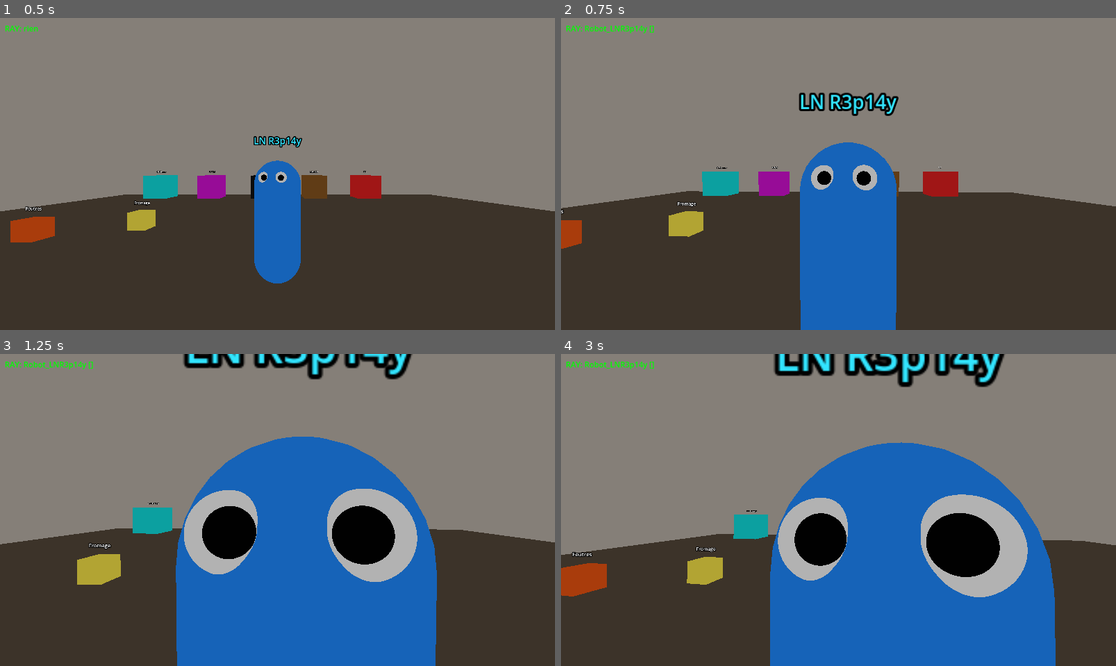
Above: before the commit, frames 1-4 (two rows, left to right).
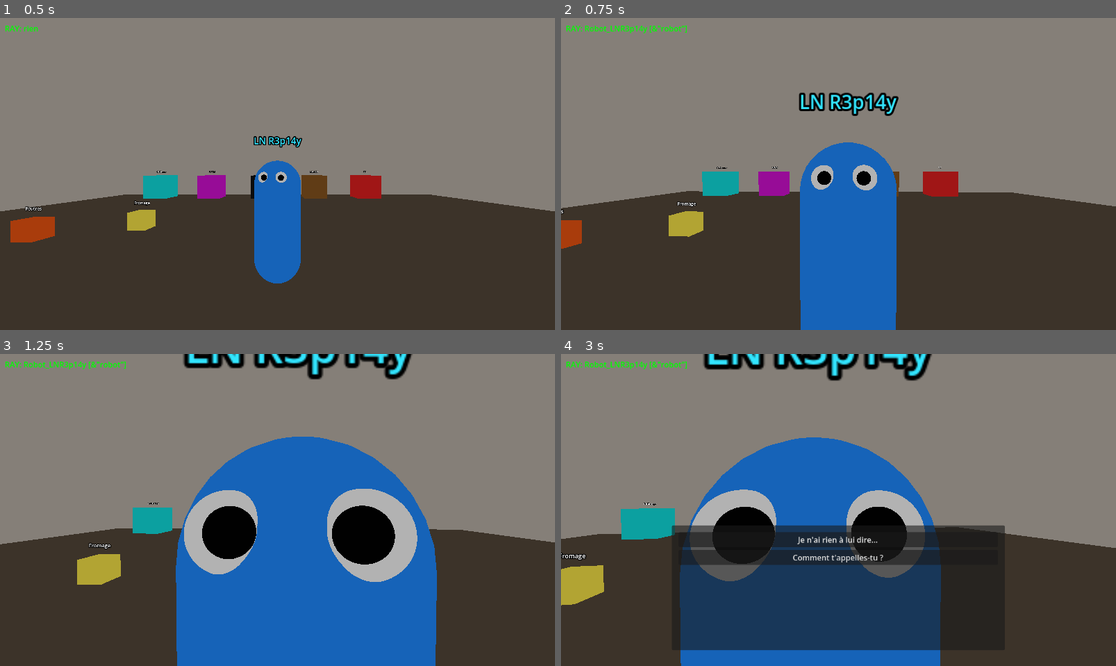
Above: after the commit, the same moments.

Repository: Datoh/GameJamCanardPC2026
Game: Godot game, scene res://scenes/test_level.tscn
The game is run twice, just before and just after one commit, with the same random seed, the same clock (stepped at 60 frames per second) and the same inputs.
Inputs (mouse positions are in pixels of both pictures, inside the frame that each line leads up to):
- Up to frame 1 (0.5 s): no input
- Up to frame 2 (0.75 s): tap Enter (ui_accept) at 0.5 s; move the mouse to (832, 180) at 0.52 s; hold Up (ui_up) from 0.53 s (still down); hold Enter (ui_accept) from 0.53 s (still down)
- Up to frame 3 (1.25 s): keep holding Up (ui_up); keep holding Enter (ui_accept)
- Up to frame 4 (3 s): move the mouse to (877, 513) at 1.27 s; release Enter (ui_accept) at 1.28 s; tap Enter (ui_accept) at 1.35, 1.52, 1.82, 2.75 s; release Up (ui_up) at 2 s; click (838, 541) at 2 s, where only the run after the commit has a clickable "Je n'ai rien à lui dire..."; move the mouse to (794, 506) at 2.77 s; hold Up (ui_up) from 2.78 s (still down); hold Enter (ui_accept) from 2.78 s (still down)

Frame 1 is identical in both runs. In frame 2, less than 0.1% of the frame differs, in the area x 16-23%, y 2-5%; in frame 3, less than 0.1%; in frame 4, 45%, in the area x 0-100%, y 0-100%.

Commit message:
Système de dialogues multi-tours avec le robot LN R3p14y
- Ajout de DIALOGUES avec bavardages 1/2/3 (système requires/once/unlocks)
- UI dialogue : choix joueur ↔ réponse robot + bouton Continuer
- Robot ajouté au groupe "robot" dans test_level.gd
- Section dialogues ajoutée au GDD

Co-Authored-By: Claude Sonnet 4.6 <noreply@anthropic.com>

Diff:
--- a/scripts/player.gd
+++ b/scripts/player.gd
@@ -10,13 +10,75 @@
   "Feutres":      "Des feutres mordus par LN R3p14y. Il mâchouille tous les capuchons.",
 }
 
+# Chaque dialogue :
+#   id       : identifiant unique
+#   label    : texte affiché sur le bouton joueur
+#   requires : id du dialogue requis avant (ou "" si aucun)
+#   once     : disparaît après avoir été joué
+#   unlocks  : id du dialogue débloqué à la fin (ou "")
+#   exchanges: Array de { "robot": String, "player": String (optionnel) }
+#              robot  = réponse affichée du robot
+#              player = bouton suivant proposé au joueur (absent = fin)
+const DIALOGUES: Array[Dictionary] = [
+  {
+    "id":       "close",
+    "label":    "Je n'ai rien à lui dire...",
+  },
+  {
+    "id":       "bavardage_1",
+    "label":    "Comment t'appelles-tu ?",
+    "requires": "",
+    "once":     true,
+    "unlocks":  "bavardage_2",
+    "exchanges": [
+      {"robot": "LN R3p14y. Et toi ?", "player": "Cédric."},
+      {"robot": "Quel magnifique prénom !"},
+    ],
+  },
+  {
+    "id":       "bavardage_2",
+    "label":    "Comment ça va ?",
+    "requires": "bavardage_1",
+    "once":     true,
+    "unlocks":  "bavardage_3",
+    "exchanges": [
+      {
+        "robot":  "Ça va bien, merci ! Et toi, comment tu vas ? Je suis là si tu as besoin d'aide pour quoi que ce soit. Mais au fait, comment t'appelles-tu ?",
+        "player": "Je te l'ai déjà dit... Cédric.",
+      },
+      {"robot": "Ah oui, tu as raison. Je vais m'en souvenir."},
+    ],
+  },
+  {
+    "id":       "bavardage_3",
+    "label":    "Tu vas vraiment me rendre la vie plus facile ?",
+    "requires": "bavardage_2",
+    "once":     true,
+    "unlocks":  "",
+    "exchanges": [
+      {
+        "robot":  "J'espère bien ! Dis-moi ce qui te prend le plus de temps ou ce qui te pèse, et on voit ensemble ce qu'on peut faire ! Mais au fait, comment t'appelles-tu ?",
+        "player": "Faitchier Tim.",
+      },
+      {"robot": "Heureux de te connaître : Tim Faitchier !"},
+    ],
+  },
+]
+
 @onready var camera: Camera3D = $Camera3D
 
 var gravity: float = ProjectSettings.get_setting("physics/3d/default_gravity")
 var _interaction_ray: RayCast3D
+var _canvas: CanvasLayer
 var _message_label: Label
 var _message_timer: Timer
 var _debug_label: Label
+var _dialogue_panel: Panel
+var _choices_container: VBoxContainer
+var _robot_label: Label
+var _continue_btn: Button
+var _in_dialogue: bool = false
+
 var inventory: Array[String] = []
 var puzzle_attempted: Dictionary = {
   "Dictionnaire": false,
@@ -24,6 +86,9 @@
   "Joint":        false,
   "Feutres":      false,
 }
+var _completed_dialogues: Array[String] = []
+var _current_dialogue: Dictionary = {}
+var _current_exchange: int = 0
 
 func _ready() -> void:
   Input.set_mouse_mode(Input.MOUSE_MODE_CAPTURED)
@@ -34,12 +99,12 @@
   _interaction_ray = RayCast3D.new()
   _interaction_ray.target_position = Vector3(0, 0, -1.5)
   _interaction_ray.enabled = true
-  _interaction_ray.add_exception(self)  # exclure le CharacterBody3D du joueur
+  _interaction_ray.add_exception(self)
   camera.add_child(_interaction_ray)
 
 func _setup_ui() -> void:
-  var canvas := CanvasLayer.new()
-  add_child(canvas)
+  _canvas = CanvasLayer.new()
+  add_child(_canvas)
 
   _message_label = Label.new()
   _message_label.set_anchors_preset(Control.PRESET_BOTTOM_WIDE)
@@ -48,7 +113,7 @@
   _message_label.horizontal_alignment = HORIZONTAL_ALIGNMENT_CENTER
   _message_label.vertical_alignment = VERTICAL_ALIGNMENT_CENTER
   _message_label.visible = false
-  canvas.add_child(_message_label)
+  _canvas.add_child(_message_label)
 
   _message_timer = Timer.new()
   _message_timer.one_shot = true
@@ -59,23 +124,144 @@
   _debug_label.set_anchors_preset(Control.PRESET_TOP_LEFT)
   _debug_label.position = Vector2(10, 10)
   _debug_label.add_theme_color_override("font_color", Color(0, 1, 0))
-  canvas.add_child(_debug_label)
+  _canvas.add_child(_debug_label)
+
+  _dialogue_panel = Panel.new()
+  _dialogue_panel.anchor_left   = 0.2
+  _dialogue_panel.anchor_right  = 0.8
+  _dialogue_panel.anchor_top    = 0.55
+  _dialogue_panel.anchor_bottom = 0.95
+  _dialogue_panel.visible = false
+  _canvas.add_child(_dialogue_panel)
+
+  var vbox := VBoxContainer.new()
+  vbox.set_anchors_preset(Control.PRESET_FULL_RECT)
+  vbox.add_theme_constant_override("separation", 8)
+  vbox.offset_left   =  14.0
+  vbox.offset_right  = -14.0
+  vbox.offset_top    =  14.0
+  vbox.offset_bottom = -14.0
+  _dialogue_panel.add_child(vbox)
+
+  _robot_label = Label.new()
+  _robot_label.autowrap_mode = TextServer.AUTOWRAP_WORD_SMART
+  _robot_label.add_theme_color_override("font_color", Color(0.5, 0.85, 1.0))
+  _robot_label.visible = false
+  vbox.add_child(_robot_label)
+
+  _continue_btn = Button.new()
+  _continue_btn.text = "Continuer"
+  _continue_btn.visible = false
+  _continue_btn.pressed.connect(_on_continue_pressed)
+  vbox.add_child(_continue_btn)
+
+  _choices_container = VBoxContainer.new()
+  _choices_container.add_theme_constant_override("separation", 6)
+  vbox.add_child(_choices_container)
 
 func _show_message(text: String, duration: float = 3.0) -> void:
   _message_label.text = text
   _message_label.visible = true
   _message_timer.start(duration)
 
+# ── Dialogue ──────────────────────────────────────────────────────────────────
+
+func _get_available_dialogues() -> Array[Dictionary]:
+  var result: Array[Dictionary] = []
+  for d in DIALOGUES:
+    if d["id"] == "close":
+      result.append(d)
+      continue
+    if d.get("once", false) and d["id"] in _completed_dialogues:
+      continue
+    var req: String = d.get("requires", "")
+    if req != "" and req not in _completed_dialogues:
+      continue
+    result.append(d)
+  return result
+
+func _show_dialogue() -> void:
+  _in_dialogue = true
+  Input.set_mouse_mode(Input.MOUSE_MODE_VISIBLE)
+  _show_player_choices()
+  _dialogue_panel.visible = true
+
+func _show_player_choices() -> void:
+  _robot_label.visible = false
+  _continue_btn.visible = false
+  for child in _choices_container.get_children():
+    child.queue_free()
+  for d in _get_available_dialogues():
+    var btn := Button.new()
+    btn.text = d["label"]
+    btn.pressed.connect(_on_choice_selected.bind(d["id"]))
+    _choices_container.add_child(btn)
+
+func _on_choice_selected(dialogue_id: String) -> void:
+  if dialogue_id == "close":
+    _close_dialogue()
+    return
+  for d in DIALOGUES:
+    if d["id"] == dialogue_id:
+      _current_dialogue = d
+      _current_exchange = 0
+      _show_robot_response()
+      return
+
+func _show_robot_response() -> void:
+  var exchange: Dictionary = _current_dialogue["exchanges"][_current_exchange]
+  _choices_container.visible = false
+  _robot_label.text = "LN R3p14y : « %s »" % exchange["robot"]
+  _robot_label.visible = true
+  _continue_btn.visible = true
+
+func _on_continue_pressed() -> void:
+  var exchange: Dictionary = _current_dialogue["exchanges"][_current_exchange]
+  if exchange.has("player"):
+    # Proposer la réplique suivante du joueur comme unique bouton
+    _robot_label.visible = false
+    _continue_btn.visible = false
+    for child in _choices_container.get_children():
+      child.queue_free()
+    var btn := Button.new()
+    btn.text = exchange["player"]
+    btn.pressed.connect(_advance_exchange)
+    _choices_container.add_child(btn)
+    _choices_container.visible = true
+  else:
+    _complete_current_dialogue()
+
+func _advance_exchange() -> void:
+  _current_exchange += 1
+  _show_robot_response()
+
+func _complete_current_dialogue() -> void:
+  var did: String = _current_dialogue.get("id", "")
+  if did != "" and _current_dialogue.get("once", false):
+    _completed_dialogues.append(did)
+  _close_dialogue()
+
+func _close_dialogue() -> void:
+  _in_dialogue = false
+  _dialogue_panel.visible = false
+  _choices_container.visible = true
+  Input.set_mouse_mode(Input.MOUSE_MODE_CAPTURED)
+
+# ── Interaction ───────────────────────────────────────────────────────────────
+
 func _unhandled_input(event: InputEvent) -> void:
-  if event is InputEventMouseMotion and Input.get_mouse_mode() == Input.MOUSE_MODE_CAPTURED:
+  if event.is_action_pressed("ui_cancel"):
+    if _in_dialogue:
+      _close_dialogue()
+      return
+    Input.set_mouse_mode(Input.MOUSE_MODE_VISIBLE)
+
+  if not _in_dialogue and event is InputEventMouseMotion and Input.get_mouse_mode() == Input.MOUSE_MODE_CAPTURED:
     rotate_y(-event.relative.x * MOUSE_SENSITIVITY)
     camera.rotate_x(-event.relative.y * MOUSE_SENSITIVITY)
     camera.rotation.x = clamp(camera.rotation.x, deg_to_rad(-80), deg_to_rad(80))
 
-  if event.is_action_pressed("ui_cancel"):
-    Input.set_mouse_mode(Input.MOUSE_MODE_VISIBLE)
-
-  if event.is_action_pressed("ui_accept"):
+  if event.is_action_pressed("ui_accept") and not _in_dialogue:
     _try_interact()
 
 func _try_interact() -> void:
@@ -84,6 +270,11 @@
     return
 
   var collider := _interaction_ray.get_collider()
+
+  if collider.is_in_group("robot"):
+    _show_dialogue()
+    return
+
   if not collider.is_in_group("objets"):
     return
 
@@ -97,6 +288,8 @@
   inventory.append(obj_name)
   _show_message("Vous ramassez : %s." % obj_name.replace("_", " "), 2.0)
   obj.queue_free()
+
+# ── Physique ──────────────────────────────────────────────────────────────────
 
 func _physics_process(delta: float) -> void:
   if _interaction_ray != null:
@@ -109,11 +302,15 @@
   if not is_on_floor():
     velocity.y -= gravity * delta
 
-  var input_dir := Input.get_vector("ui_left", "ui_right", "ui_up", "ui_down")
-  var direction := (transform.basis * Vector3(input_dir.x, 0, input_dir.y)).normalized()
-  if direction:
-    velocity.x = direction.x * SPEED
-    velocity.z = direction.z * SPEED
+  if not _in_dialogue:
+    var input_dir := Input.get_vector("ui_left", "ui_right", "ui_up", "ui_down")
+    var direction := (transform.basis * Vector3(input_dir.x, 0, input_dir.y)).normalized()
+    if direction:
+      velocity.x = direction.x * SPEED
+      velocity.z = direction.z * SPEED
+    else:
+      velocity.x = move_toward(velocity.x, 0, SPEED)
+      velocity.z = move_toward(velocity.z, 0, SPEED)
   else:
     velocity.x = move_toward(velocity.x, 0, SPEED)
     velocity.z = move_toward(velocity.z, 0, SPEED)
--- a/scripts/test_level.gd
+++ b/scripts/test_level.gd
@@ -87,6 +87,7 @@
 func _create_robot() -> void:
   var robot := preload("res://scenes/robot.tscn").instantiate()
   robot.position = Vector3(0, 0.9, 0)
+  robot.add_to_group("robot")
   add_child(robot)
 
 func _make_cube(node_name: String, pos: Vector3, color: Color, size: Vector3, group: String = "") -> StaticBody3D:
Not shown, changed: GDD.md
